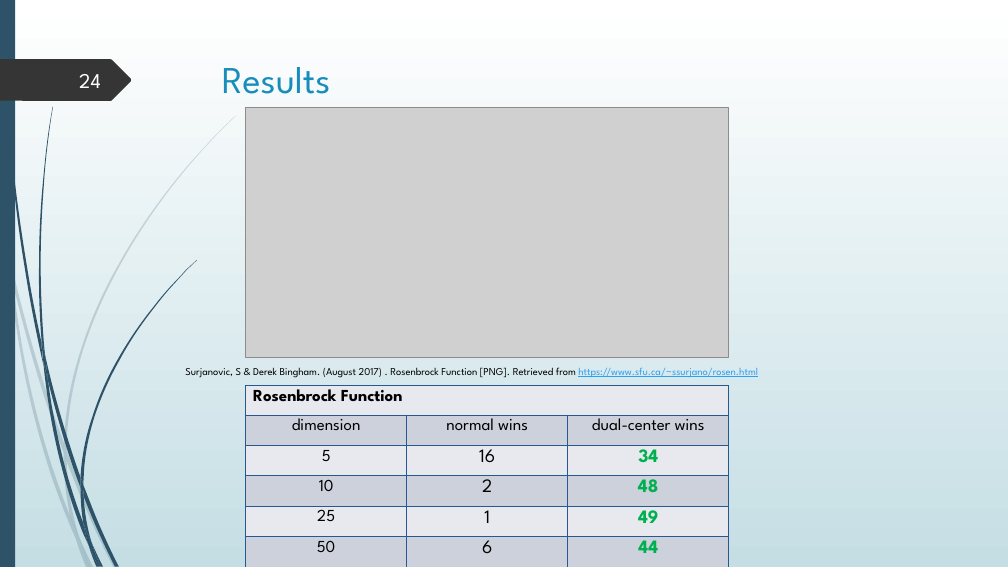
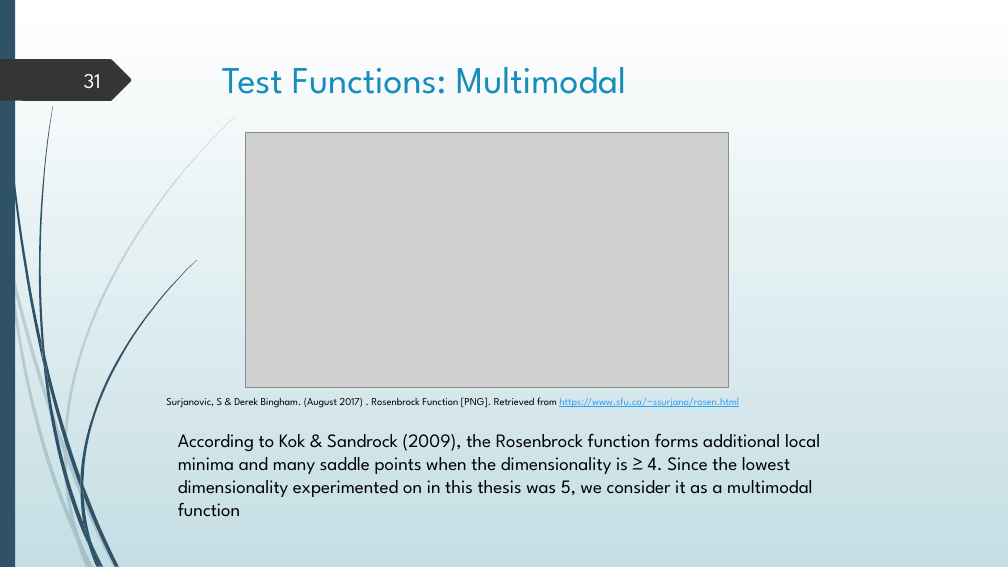
Before and after one commit to GingerLion/DualCenterCMAES, a slide deck: slide 31 of Thesis/DualcenterCMAES.pptx (slide 24 before the commit). Drawn at 1008x567 pixels with LibreOffice and Linux fonts; fonts in the diff are those of the drawing; grey boxes stand for pictures. Boxes give left, top, right and bottom in pixels: in the first picture for what was removed or moved away, otherwise in the second. Text is boxed around its words. In the diff, an @@ line names an element or a change of style, - is before the commit and + after.

```diff
--- a/Thesis/DualcenterCMAES.pptx
+++ b/Thesis/DualcenterCMAES.pptx
@@ page number at <box>84,74,101,89</box>: text changed @@
-24
+31
@@ title at <box>222,67,626,94</box>: text changed @@
-Results
+Test Functions: Multimodal
@@ picture: place and size @@
-picture at <box>246,107,729,358</box>
+picture at <box>246,132,729,387</box>
@@ table removed at <box>246,386,729,567</box>, 6 rows, 3 columns @@
-Rosenbrock Function |  | 
-dimension | normal wins | dual-center wins
-5 | 16 | 34
-10 | 2 | 48
-25 | 1 | 49
-50 | 6 | 44
@@ text "Surjanovic, S & Derek Bingham. ...": place and size @@
-text "Surjanovic, S & Derek Bingham. ..." at <box>185,367,758,378</box>
+text "Surjanovic, S & Derek Bingham. ..." at <box>166,397,739,408</box>
@@ text added at <box>178,433,820,517</box>, 18 pt, text #000000 @@
+According to Kok & Sandrock (2009), the Rosenbrock function forms additional local minima and many saddle points when the dimensionality is ≥ 4. Since the lowest dimensionality experimented on in this thesis was 5, we consider it as a multimodal function
```
Also in this commit, not shown: 14 other slides changed, 28 slides added, 6 slides removed, 12 other files.
